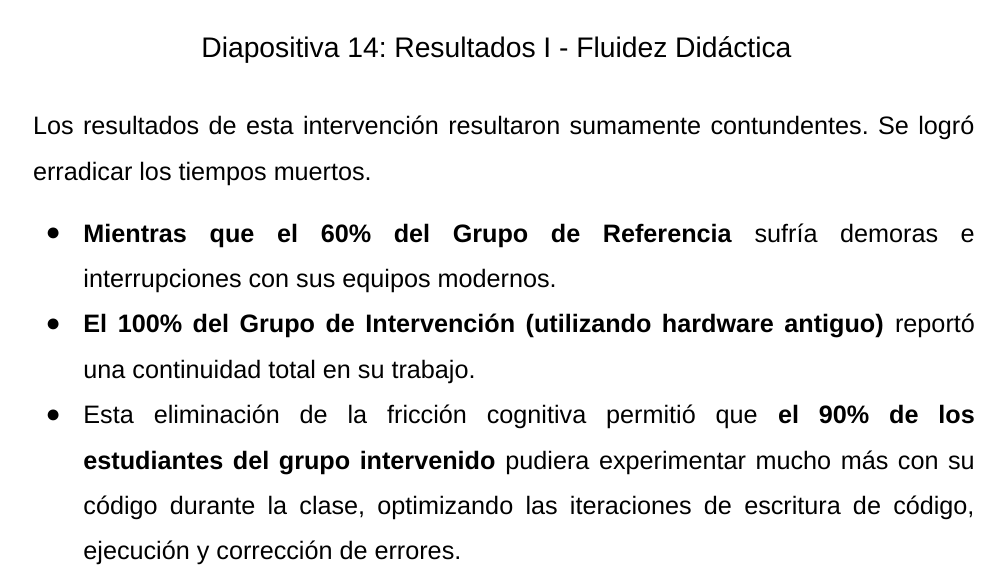
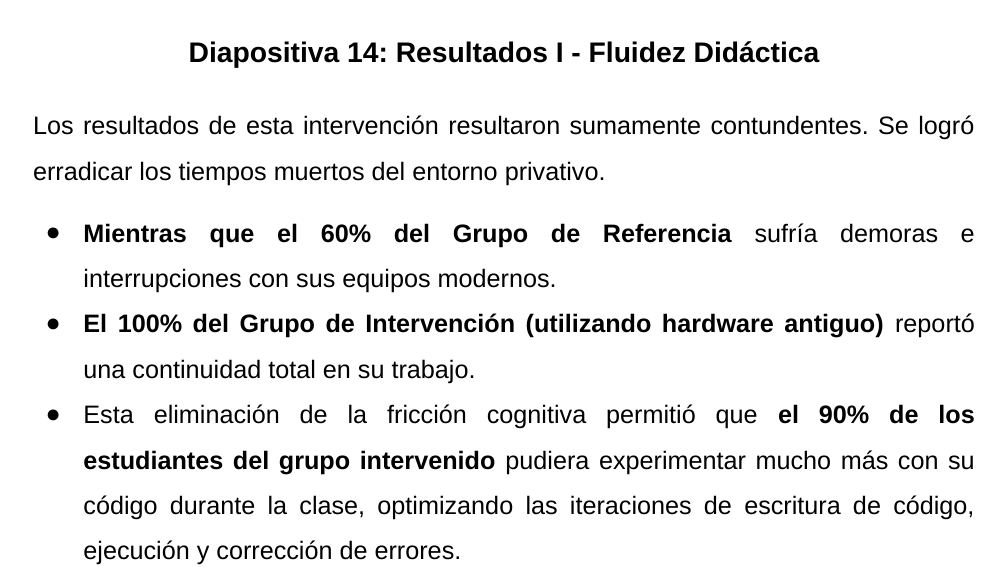
Before and after one commit to gabrielinuz/gabrielinuz.github.io, a slide deck: slide 15 of doc/GUION_DE_DEFENSA_LTE.pptx. Drawn at 1008x567 pixels with LibreOffice and Linux fonts; fonts in the diff are those of the drawing. Boxes give left, top, right and bottom in pixels: in the first picture for what was removed or moved away, otherwise in the second. Text is boxed around its words. In the diff, an @@ line names an element or a change of style, - is before the commit and + after.

```diff
--- a/doc/GUION_DE_DEFENSA_LTE.pptx
+++ b/doc/GUION_DE_DEFENSA_LTE.pptx
@@ title "Diapositiva 14: Resultados I - ...": place and size @@
-title "Diapositiva 14: Resultados I - ..." at [201, 36, 791, 63]
+title "Diapositiva 14: Resultados I - ..." at [189, 41, 820, 67]
@@ title "Diapositiva 14: Resultados I - ..." at [189, 41, 820, 67]: bold on @@
@@ text at [33, 115, 974, 185]: text changed @@
-Los resultados de esta intervención resultaron sumamente contundentes. Se logró erradicar los tiempos muertos.
+Los resultados de esta intervención resultaron sumamente contundentes. Se logró erradicar los tiempos muertos del entorno privativo.
```
Also in this commit, not shown: 18 other slides changed, 1 other file.
